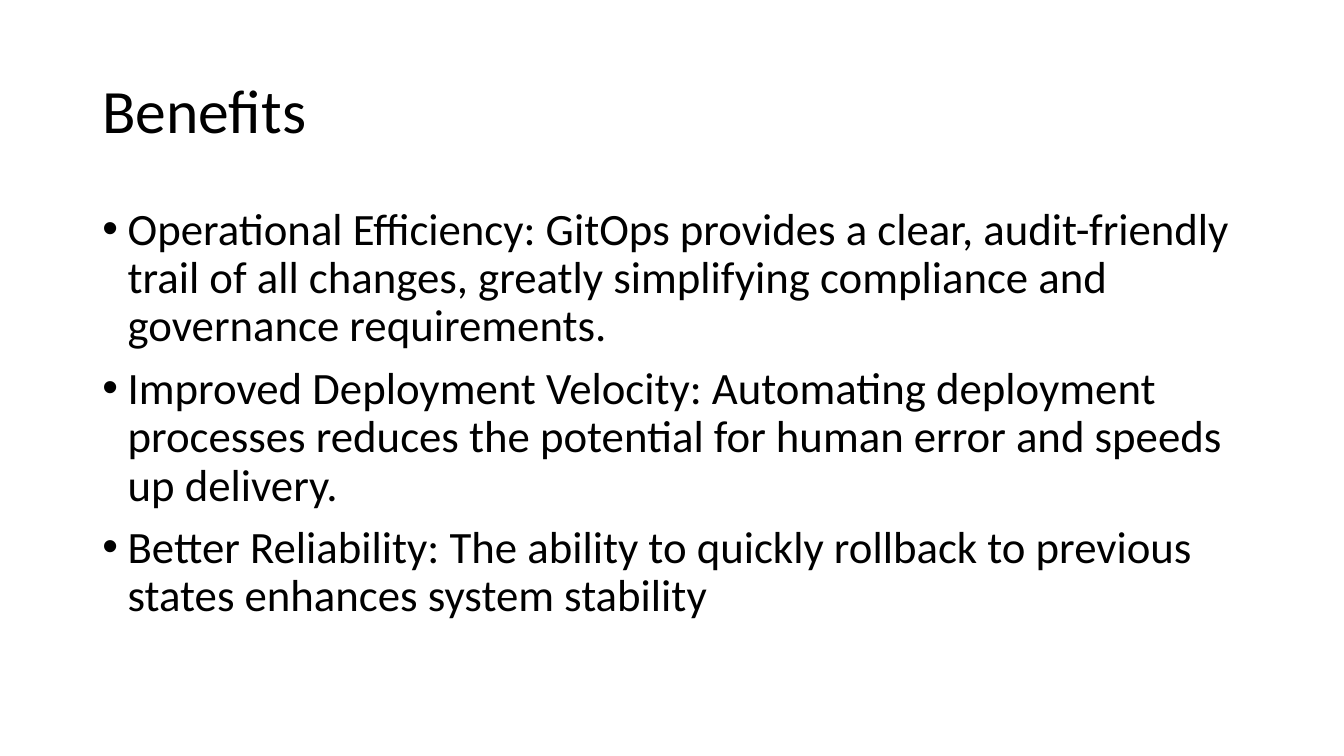
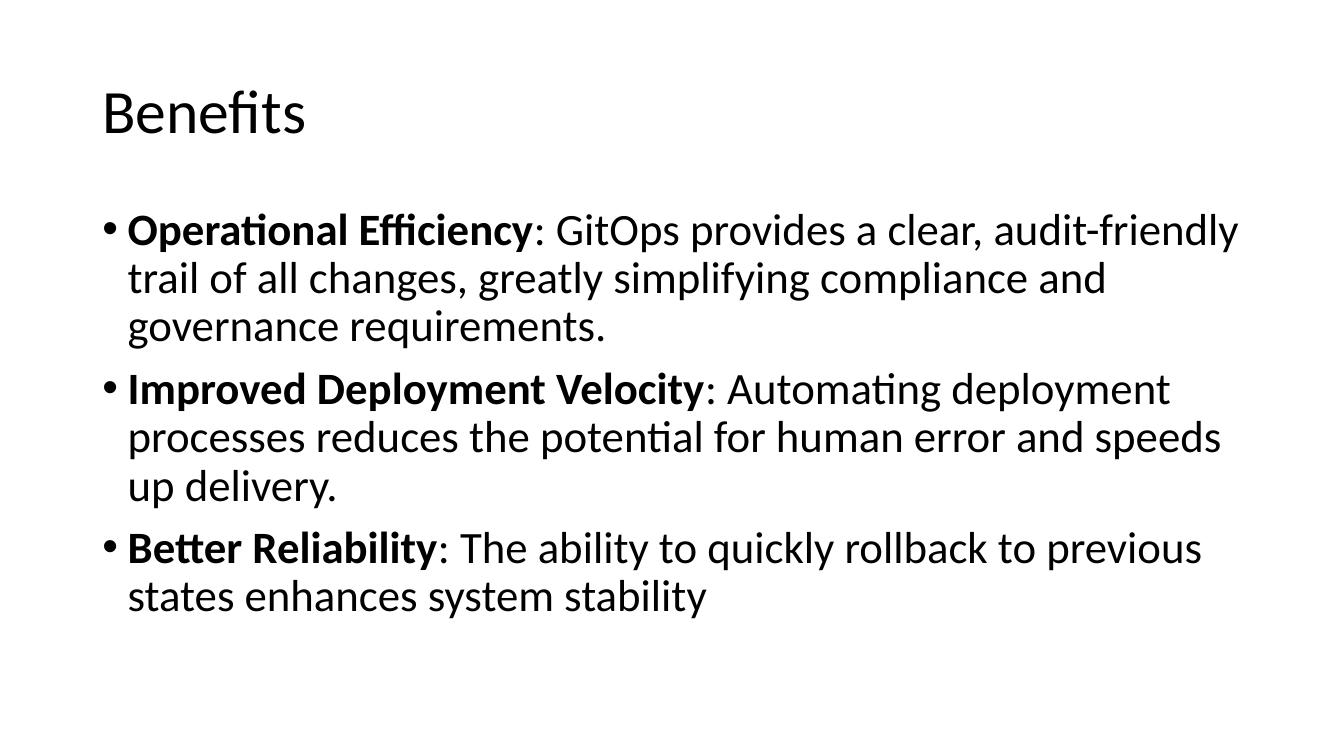
Before and after one commit to amitopenwriteup/argodocs, a slide deck: slide 11 of ArgoCD.pptx. Drawn at 1344x756 pixels with LibreOffice and Linux fonts; fonts in the diff are those of the drawing. Boxes give left, top, right and bottom in pixels: in the first picture for what was removed or moved away, otherwise in the second. Text is boxed around its words. In the diff, an @@ line names an element or a change of style, - is before the commit and + after.

```diff
--- a/ArgoCD.pptx
+++ b/ArgoCD.pptx
@@ text "Operational Efficiency: GitOps provides a ..." at (x1=128, y1=213, x2=1239, y2=619): bold on in "Operational Efficiency:", "Improved Deployment Velocity:", "Better Reliability:" @@
```
Also in this commit, not shown: 4 other slides changed, 2 other files.
